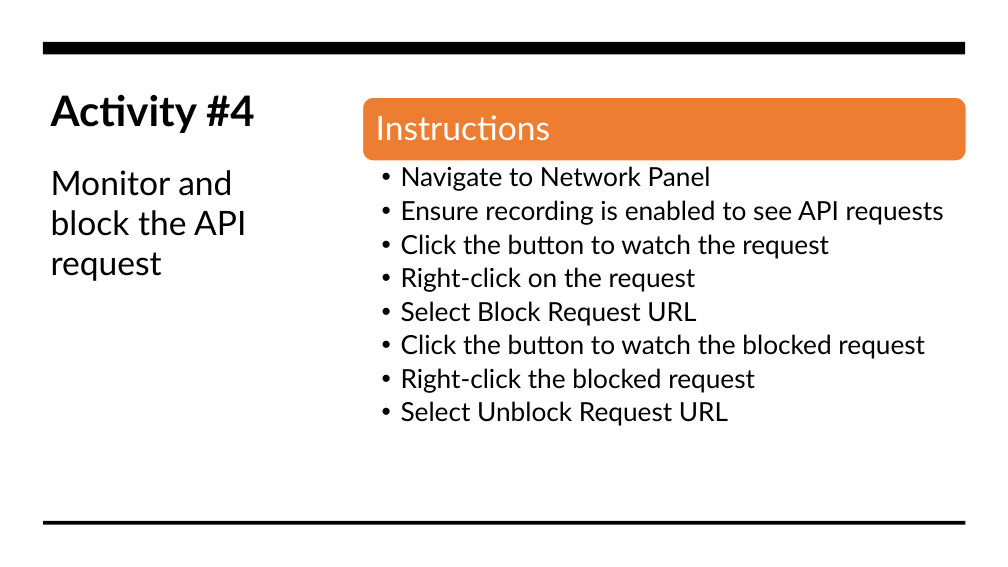
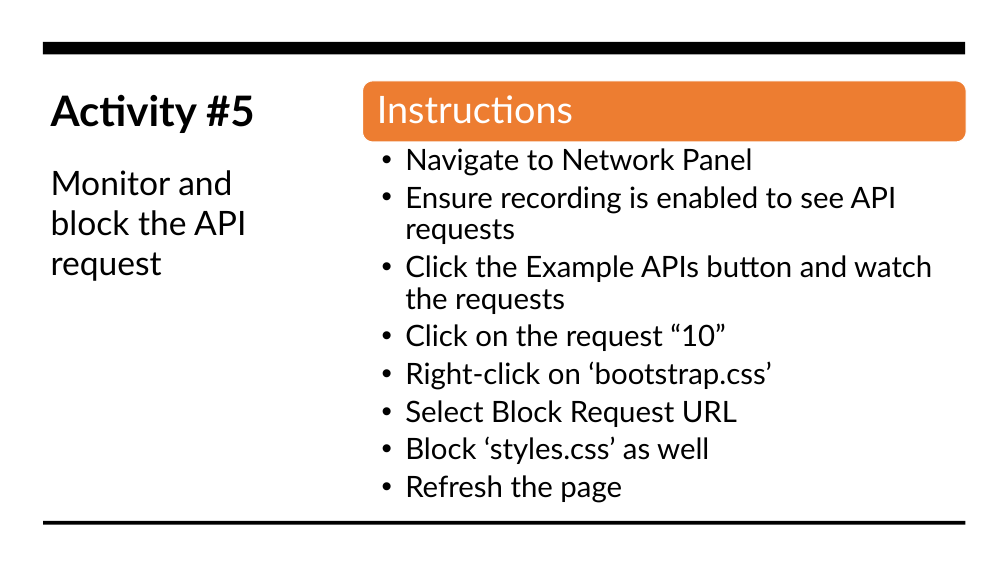
Before and after one commit to JakobieBrown/ChromeDevToolsWorkshop, a slide deck: slide 21 of ChromeDevToolsPresentation.pptx (slide 15 before the commit). Drawn at 1008x567 pixels with LibreOffice and Linux fonts; fonts in the diff are those of the drawing. Boxes give left, top, right and bottom in pixels: in the first picture for what was removed or moved away, otherwise in the second. Text is boxed around its words. In the diff, an @@ line names an element or a change of style, - is before the commit and + after.

```diff
--- a/ChromeDevToolsPresentation.pptx
+++ b/ChromeDevToolsPresentation.pptx
@@ rounded rectangle: place and size @@
-rounded rectangle at <box>363,98,966,161</box>
+rounded rectangle at <box>363,81,966,142</box>
@@ text "Instructions": place and size @@
-text "Instructions" at <box>376,115,551,141</box>
+text "Instructions" at <box>377,95,573,124</box>
@@ text "Instructions" at <box>377,95,573,124</box>: size 32 to 36 pt; more space between paragraphs @@
@@ text at <box>51,94,255,133</box>: text changed @@
-Activity #4
+Activity #5
@@ text "Navigate to Network Panel": place and size @@
-text "Navigate to Network Panel" at <box>401,166,944,426</box>
+text "Navigate to Network Panel" at <box>405,148,932,503</box>
@@ text at <box>405,148,897,427</box>: size 25 to 28 pt in "Navigate to Network Panel", "Ensure recording is enabled to see API ...", "Select Block Request URL"; indent changed @@
@@ text at <box>405,255,932,390</box>: text changed; size 25 to 28 pt @@
-  • Click the button to watch the request
-  • Right-click on the request
+  • Click the Example APIs button and watch the requests
+  • Click on the request “10”
+  • Right-click on ‘bootstrap.css’
@@ text at <box>405,436,709,503</box>: text changed; size 25 to 28 pt @@
-  • Click the button to watch the blocked request
-  • Right-click the blocked request
-  • Select Unblock Request URL
+  • Block ‘styles.css’ as well
+  • Refresh the page
```
Also in this commit, not shown: 5 other slides changed, 9 slides added, 2 slides removed, 3 other files.
